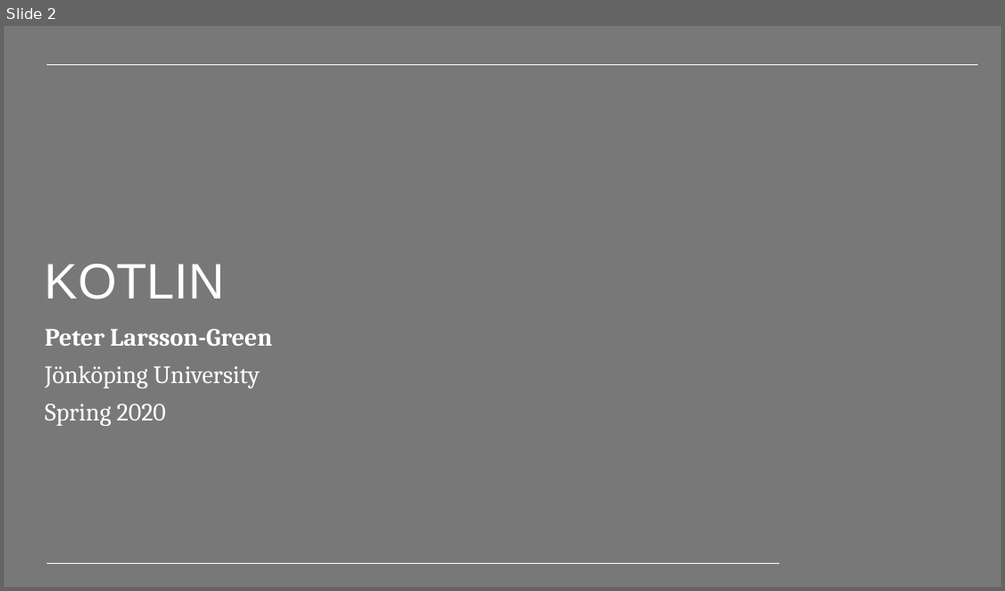
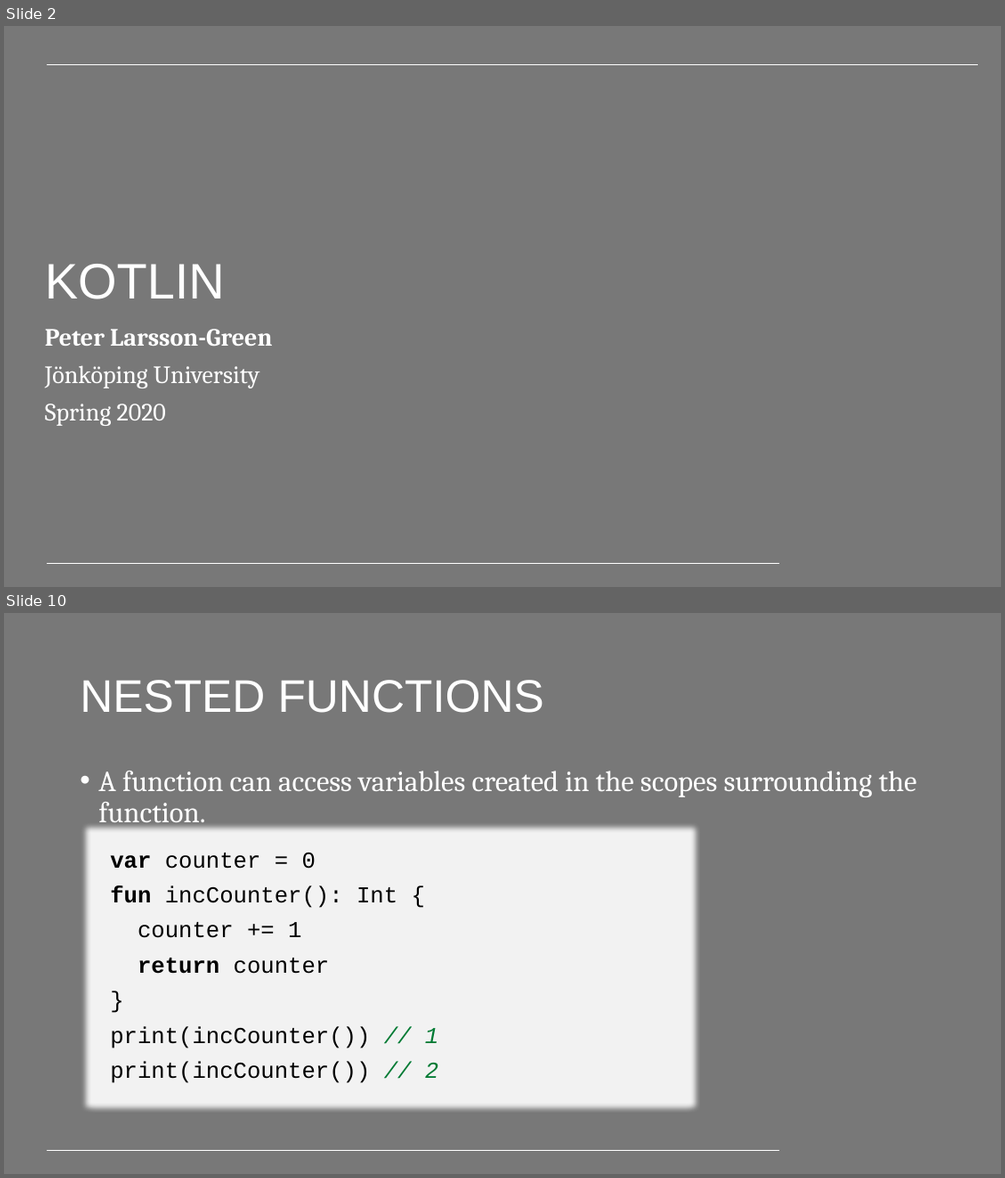
Before and after one commit to PeppeL-G/course-material, a slide deck: src/lectures/kotlin/kotlin.pptx. Shown one above the other, each under a label of ours: slide 2 before the commit, slides 2 and 10 after it; the slides between them are not shown. The pictures are 1005x591 and 1005x1178 pixels, drawn with LibreOffice and Linux fonts; fonts in the diff are those of the drawing; background and template pictures are left out. Boxes give left, top, right and bottom in pixels: in the first picture for what was removed or moved away, otherwise in the second. Text is boxed around its words. In the diff, an @@ line names an element or a change of style, - is before the commit and + after.

```diff
--- a/src/lectures/kotlin/kotlin.pptx
+++ b/src/lectures/kotlin/kotlin.pptx
@@ slide 10 added at bbox=[4, 613, 1001, 1174], background #787878; not listed: 1 template element that a slide beside it also shows @@
@@ title added at bbox=[80, 680, 544, 713], 44 pt, text #FFFFFF @@
+NESTED FUNCTIONS
@@ text added at bbox=[98, 771, 917, 828], 28 pt, text #FFFFFF @@
+• A function can access variables created in the scopes surrounding the function.
@@ text added at bbox=[110, 852, 438, 1083], 22 pt, text #000000 @@
+var counter = 0
+fun incCounter(): Int {
+counter += 1
+return counter
+}
+print(incCounter()) // 1
+print(incCounter()) // 2
```
Also in this commit, not shown: 4 slides changed, 16 other slides added, 52 slides removed, 3 other files.
